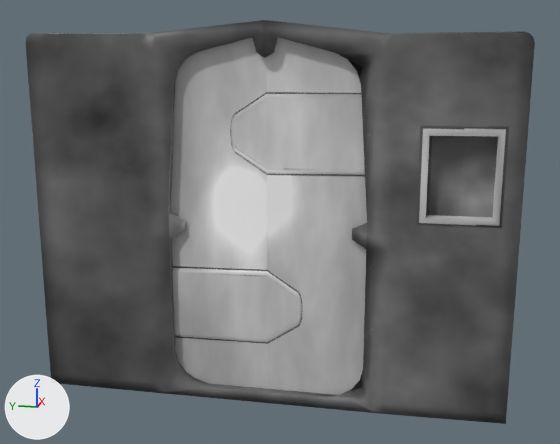
What one commit did to the FBX model Assets/Models/Doors/Science Door.fbx.
Before and after are seen from a 50 mm camera at (-12.01, -2.59, 6.05) aimed at (0.03, -0.19, 3.04). Arrows for +X, +Y and +Z are at lower left; the lights stay in place. Where no turn or scale is listed for an object, it has been applied to the vertices.

Names of what the first picture shows: 'Door1', 'Door2', 'Doorframe'.
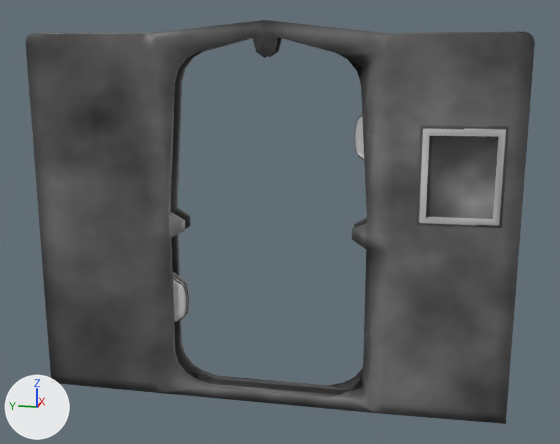
Diff of the bpy script that builds the scene:
```diff
--- a/Assets/Models/Doors/Science Door.fbx.py
+++ b/Assets/Models/Doors/Science Door.fbx.py
@@ ob_door2 @@
 ob_door2 = bpy.data.objects.new('Door2', me_cube_002)
-ob_door2.location = (0.0, 0.0, 3.05)
+ob_door2.location = (0.0, 1.99, 3.05)
@@ ob_door1 @@
 ob_door1 = bpy.data.objects.new('Door1', me_cube_003)
-ob_door1.location = (0.0, 0.0, 3.05)
+ob_door1.location = (0.0, -1.97, 3.05)
```

Changed parts and their boxes (x1, y1, x2, y2) in the pictures (560 x 444 px):
'Door1', moved: before (230, 37, 367, 395); after (355, 115, 364, 160)
'Door2', moved: before (171, 38, 302, 389); after (173, 272, 190, 324)
